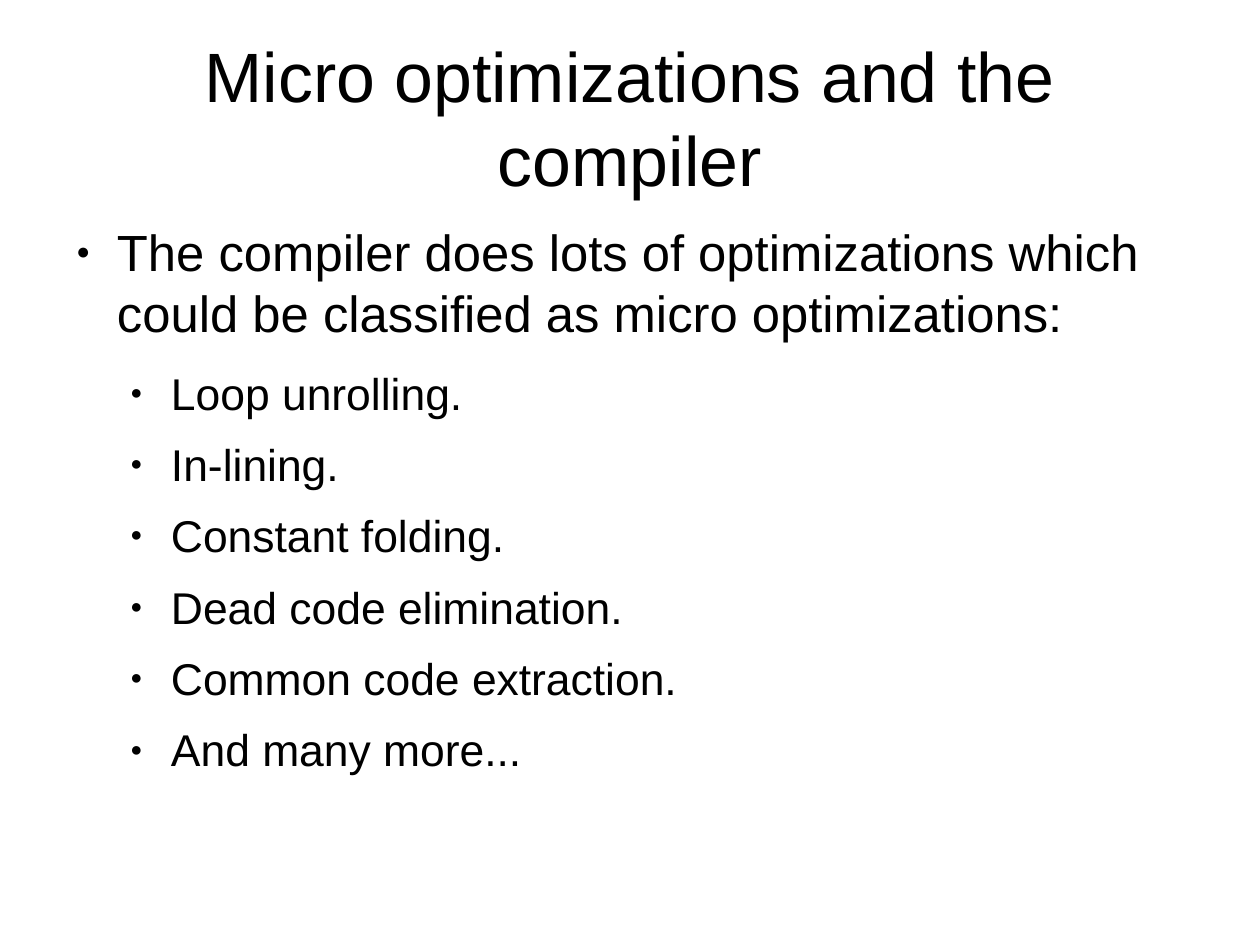
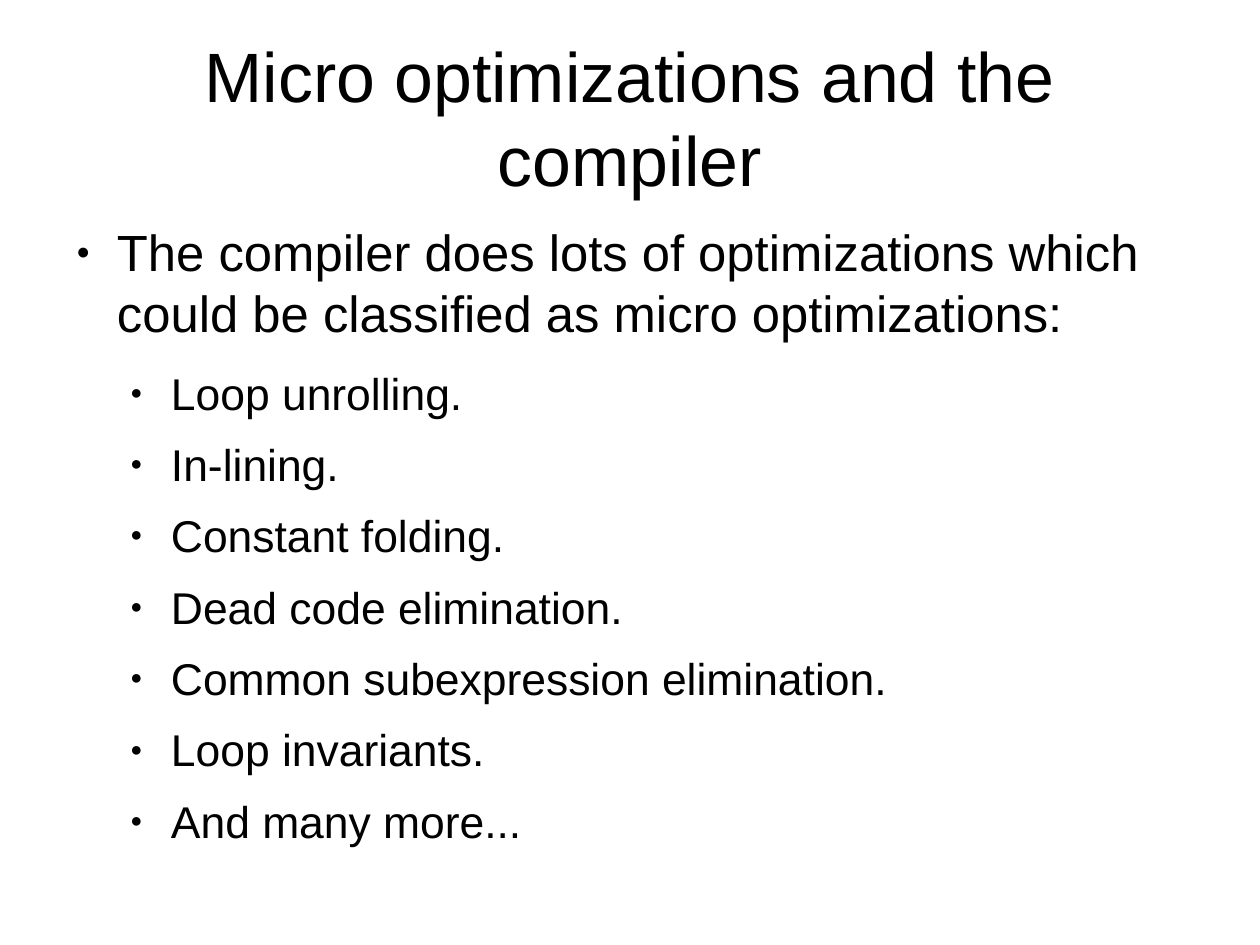
Before and after one commit to veltzer/demos, a slide deck: slide 13 of cpp/multi_core/effective_cplusplus.odp. Drawn at 1260x945 pixels with LibreOffice and Linux fonts; fonts in the diff are those of the drawing. Boxes give left, top, right and bottom in pixels: in the first picture for what was removed or moved away, otherwise in the second. Text is boxed around its words. In the diff, an @@ line names an element or a change of style, - is before the commit and + after.

```diff
--- a/cpp/multi_core/effective_cplusplus.odp
+++ b/cpp/multi_core/effective_cplusplus.odp
@@ text at bbox=[171, 662, 887, 776]: text changed @@
-  ● Common code extraction.
+  ● Common subexpression elimination.
+  ● Loop invariants.
```
Also in this commit, not shown: 1 other slide changed, 7 slides added, 3 other files.
